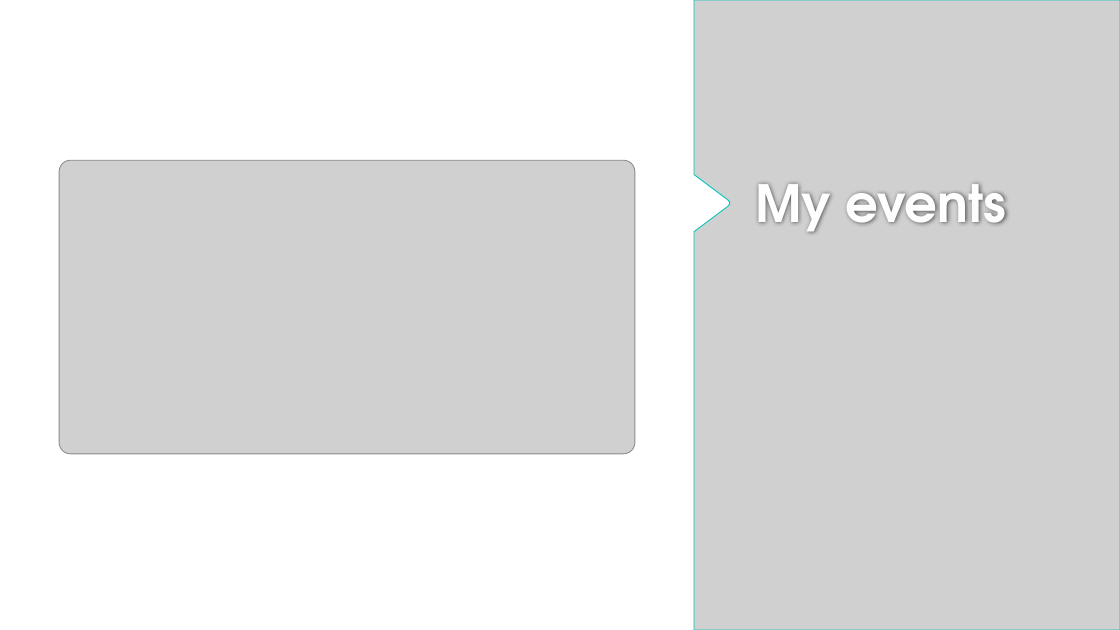
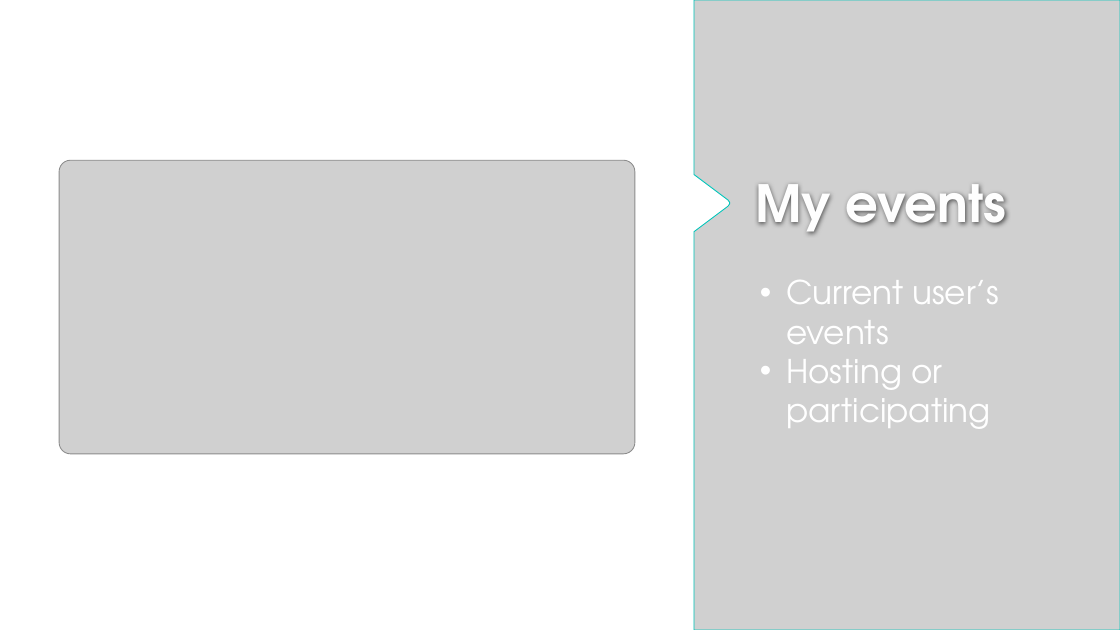
Before and after one commit to js52568/final-webapp, a slide deck: slide 9 of SPORTEVE – A WEB APPLICATION FOR ORGANIZING SPORTING.pptx. Drawn at 1120x630 pixels with LibreOffice and Linux fonts; fonts in the diff are those of the drawing; grey boxes stand for pictures; background and template pictures are left out. Boxes give left, top, right and bottom in pixels: in the first picture for what was removed or moved away, otherwise in the second. Text is boxed around its words. In the diff, an @@ line names an element or a change of style, - is before the commit and + after.

```diff
--- a/SPORTEVE – A WEB APPLICATION FOR ORGANIZING SPORTING.pptx
+++ b/SPORTEVE – A WEB APPLICATION FOR ORGANIZING SPORTING.pptx
@@ text added at box(786, 280, 999, 429), 28 pt, text #FFFFFF @@
+• Current user’s events
+• Hosting or participating
```
Also in this commit, not shown: 9 other slides changed, 1 other file.
